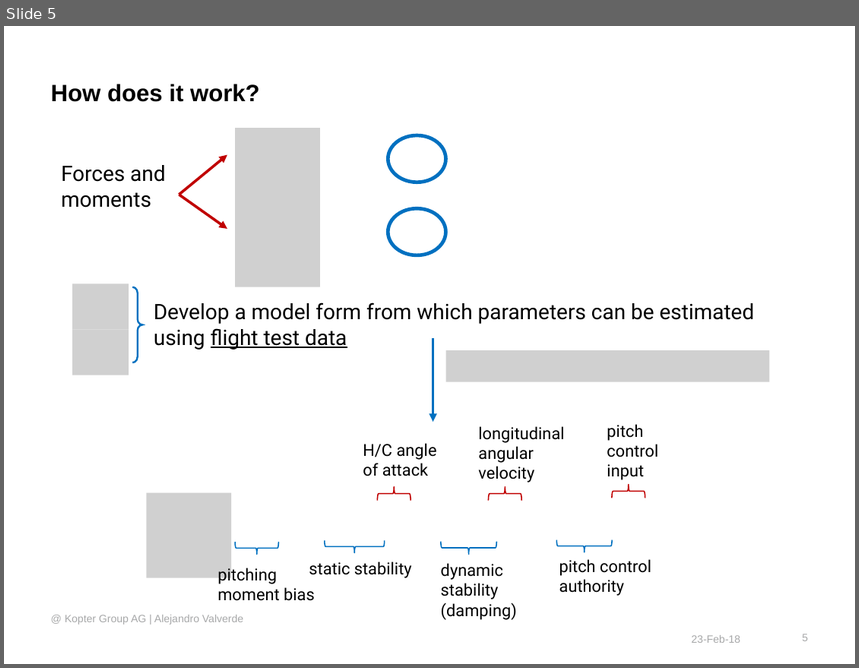
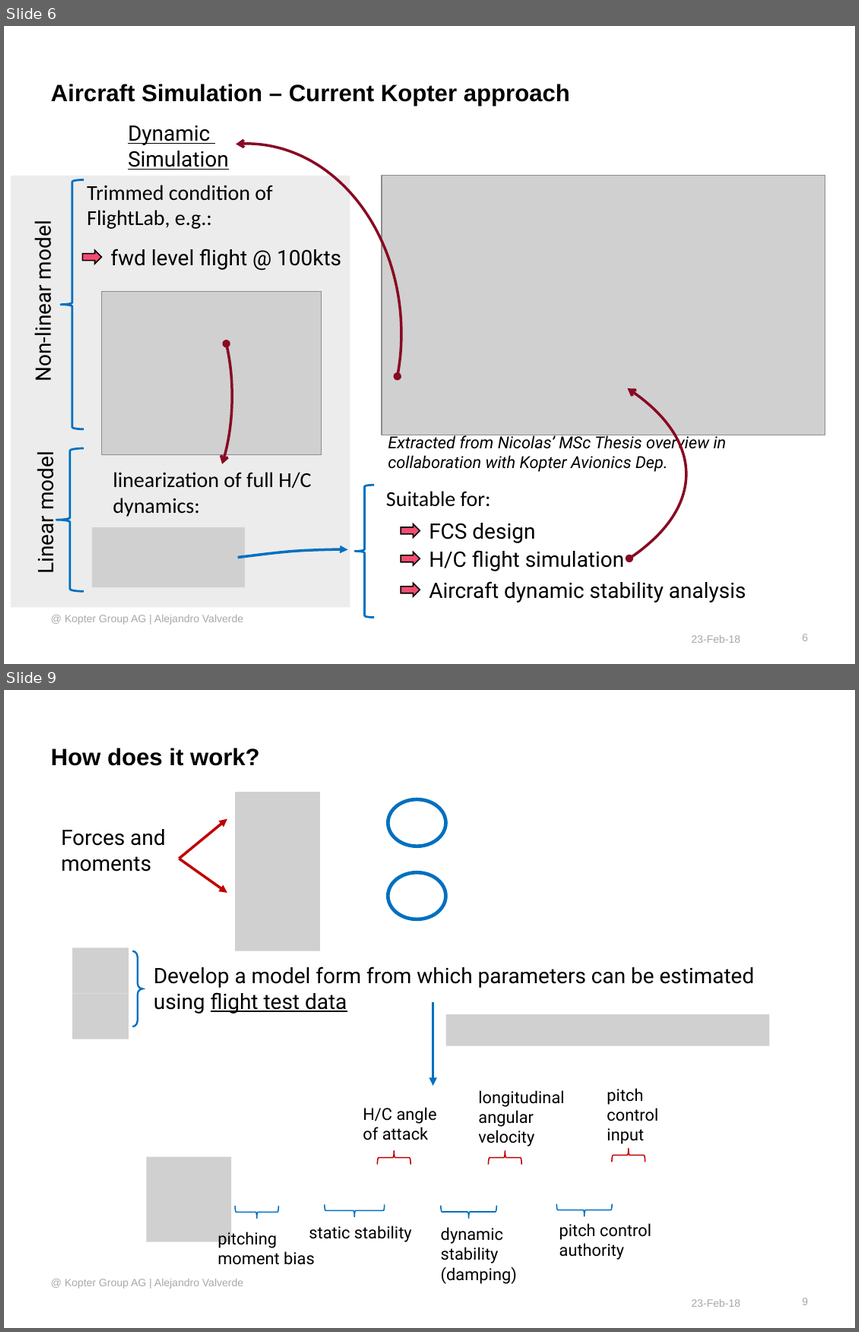
Before and after one commit to wuyou33/kopter, a slide deck: s_id/docs/System Identification to support Flight Test activities - proposal.pptx. Shown one above the other, each under a label of ours: slide 5 before the commit, slides 6 and 9 after it; the slides between them are not shown. The pictures are 859x668 and 859x1332 pixels, drawn with LibreOffice and Linux fonts; fonts in the diff are those of the drawing; grey boxes stand for pictures; background and template pictures are left out. Boxes give left, top, right and bottom in pixels: in the first picture for what was removed or moved away, otherwise in the second. Text is boxed around its words. In the diff, an @@ line names an element or a change of style, - is before the commit and + after.

```diff
--- a/s_id/docs/System Identification to support Flight Test activities - proposal.pptx
+++ b/s_id/docs/System Identification to support Flight Test activities - proposal.pptx
@@ slide 6 added at <box>4,26,855,664</box>, background #FFFFFF @@
@@ title added at <box>51,84,570,107</box>, 20 pt, text #000000, bold @@
+Aircraft Simulation – Current Kopter approach
@@ text added at <box>128,126,229,170</box>, 18 pt, text #000000, underline @@
+Dynamic
+Simulation
@@ arc (boxed as its full ellipse) added at <box>91,144,401,523</box>, outline #880923 2.25 pt @@
@@ rectangle added at <box>11,176,351,608</box>, fill #636569 at 12% opacity @@
@@ left brace added at <box>61,180,84,430</box>, outline #0070C0 1.75 pt @@
@@ text added at <box>87,185,272,229</box>, 18 pt, text #000000 @@
+Trimmed condition of
+FlightLab, e.g.:
@@ picture added at <box>382,176,826,436</box> @@
@@ text added at <box>28,226,56,379</box>, 18 pt, text #000000 @@
+Non-linear model
@@ down arrow added at <box>82,250,101,263</box>, fill #F34D6F, outline #000000 1 pt @@
@@ text added at <box>110,249,341,270</box>, 18 pt, text #000000 @@
+fwd level flight @ 100kts
@@ picture added at <box>102,291,322,455</box> @@
@@ arc (boxed as its full ellipse) added at <box>123,279,232,515</box>, outline #880923 2.25 pt @@
@@ arc (boxed as its full ellipse) added at <box>74,329,686,620</box>, outline #880923 2.25 pt @@
@@ text added at <box>388,433,727,472</box>, 14 pt, text #000000, italic @@
+Extracted from Nicolas’ MSc Thesis overview in collaboration with Kopter Avionics Dep.
@@ text added at <box>31,457,59,572</box>, 18 pt, text #000000 @@
+Linear model
@@ left brace added at <box>56,449,84,592</box>, outline #0070C0 1.75 pt @@
@@ text added at <box>113,472,311,517</box>, 18 pt, text #000000 @@
+linearization of full H/C dynamics:
@@ left brace added at <box>354,486,374,619</box>, outline #0070C0 1.75 pt @@
@@ text added at <box>386,491,491,507</box>, 18 pt, text #000000 @@
+Suitable for:
@@ down arrow added at <box>401,524,420,537</box>, fill #F34D6F, outline #000000 1 pt @@
@@ text added at <box>429,523,535,544</box>, 18 pt, text #000000 @@
+FCS design
@@ picture added at <box>91,528,244,588</box> @@
@@ freeform shape added at <box>238,550,348,557</box>, outline #0070C0 2.25 pt @@
@@ down arrow added at <box>401,552,420,566</box>, fill #F34D6F, outline #000000 1 pt @@
@@ text added at <box>429,550,625,572</box>, 18 pt, text #000000 @@
+H/C flight simulation
@@ down arrow added at <box>401,584,420,598</box>, fill #F34D6F, outline #000000 1 pt @@
@@ text added at <box>429,582,747,603</box>, 18 pt, text #000000 @@
+Aircraft dynamic stability analysis
@@ text added at <box>65,615,243,625</box>, 9 pt, text #A7A8A9 @@
+@ Kopter Group AG | Alejandro Valverde
@@ text added at <box>692,636,741,643</box>, 9 pt, text #A7A8A9 @@
+23-Feb-18
@@ page number added at <box>802,634,808,642</box>, 9 pt, text #A7A8A9 @@
+6
@@ what was slide 5 is now slide 9 @@
@@ page number at <box>802,1298,808,1306</box>: text changed @@
-5
+9
```
Also in this commit, not shown: 4 slides changed, 3 other slides added, 1 other file.
